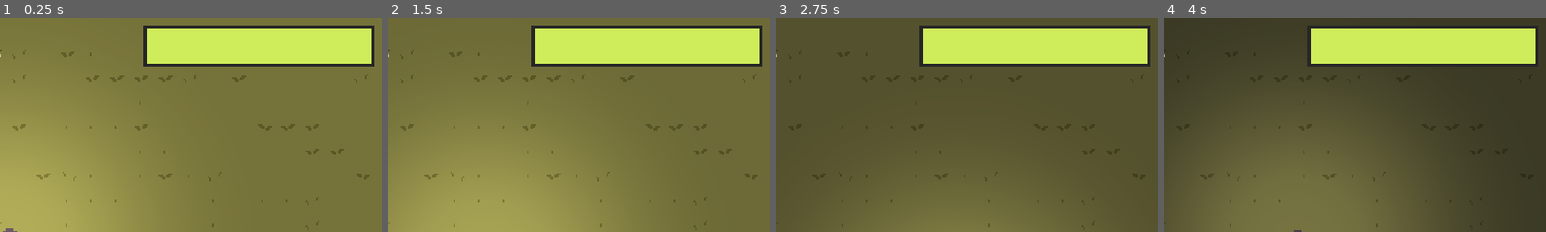
Above: before the commit, frames 1-4 (left to right).
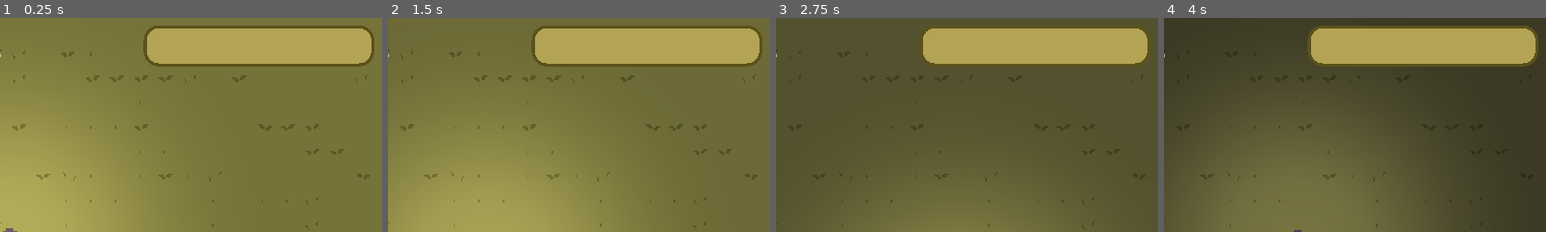
Above: after the commit, the same moments.

Repository: AJ08Coder/LudumDare52
Game: Godot game, scene res://Enviroment/World.tscn
The game is run twice, just before and just after one commit, with the same random seed, the same clock (stepped at 60 frames per second) and the same inputs.
Inputs (mouse positions are % of the whole screen's width and height, from its top left):
- Up to frame 1 (0.25 s): no input
- Up to frame 2 (1.5 s): tap Enter at 0.5 s; move the mouse to (19, 7) at 0.52 s; press the mouse at (19, 7) at 0.53 s; hold D (move_right) 0.53-1.28 s; move the mouse to (30, 55) at 1.27 s; release the mouse at (30, 55) at 1.28 s; hold S (move_down) from 1.28 s (still down); tap E (plant) at 1.35 s
- Up to frame 3 (2.75 s): move the mouse to (60, 28) at 2.02 s; release S (move_down) at 2.03 s; press the mouse at (60, 28) at 2.03 s; hold D (move_right) from 2.03 s (still down)
- Up to frame 4 (4 s): move the mouse to (45, 70) at 2.77 s; release D (move_right) at 2.78 s; release the mouse at (45, 70) at 2.78 s; hold W (move_up) 2.78-3.53 s; tap E (plant) at 2.85 s; move the mouse to (80, 65) at 3.52 s; press the mouse at (80, 65) at 3.53 s; hold A (move_left) from 3.53 s (still down)
The pictures show only the part of the screen within x 47-97%, y 0-50%; the shares and areas given below are measured in that part.

The runs differ from the first frame. In frame 1, 12% of the frame differs, in the area x 37-98%, y 3-23%; in frame 2, 12%; in frame 3, 12%; in frame 4, 11%.

Commit message:
gui

Diff:
--- a/Enviroment/World.tscn
+++ b/Enviroment/World.tscn
@@ -300,17 +300,6 @@
 "values": [ 1 ]
 }
 
-[sub_resource type="StyleBoxFlat" id=8]
-bg_color = Color( 0.815686, 0.929412, 0.356863, 1 )
-border_width_left = 2
-border_width_top = 2
-border_width_right = 2
-border_width_bottom = 2
-border_color = Color( 0.152941, 0.152941, 0.152941, 1 )
-
-[sub_resource type="StyleBoxFlat" id=9]
-bg_color = Color( 0.152941, 0.152941, 0.152941, 1 )
-
 [node name="World" type="Node2D"]
 script = ExtResource( 2 )
 player_path = NodePath("YSort/Player")
@@ -431,8 +420,7 @@
 margin_bottom = 27.0
 size_flags_horizontal = 3
 size_flags_vertical = 1
-custom_styles/fg = SubResource( 8 )
-custom_styles/bg = SubResource( 9 )
+theme = ExtResource( 7 )
 value = 100.0
 percent_visible = false
 
--- a/UI/theme.tres
+++ b/UI/theme.tres
@@ -1,6 +1,34 @@
-[gd_resource type="Theme" load_steps=3 format=2]
+[gd_resource type="Theme" load_steps=5 format=2]
 
 [ext_resource path="res://UI/Fonts/SinsGold.ttf" type="DynamicFontData" id=1]
+
+[sub_resource type="StyleBoxFlat" id=4]
+bg_color = Color( 0.54902, 0.670588, 0.631373, 1 )
+border_width_left = 2
+border_width_top = 2
+border_width_right = 2
+border_width_bottom = 2
+border_color = Color( 0.192157, 0.368627, 0.313726, 1 )
+corner_radius_top_left = 10
+corner_radius_top_right = 10
+corner_radius_bottom_right = 10
+corner_radius_bottom_left = 10
+shadow_offset = Vector2( 0.5, 0.5 )
+anti_aliasing = false
+
+[sub_resource type="StyleBoxFlat" id=3]
+bg_color = Color( 0.701961, 0.647059, 0.333333, 1 )
+border_width_left = 2
+border_width_top = 2
+border_width_right = 2
+border_width_bottom = 2
+border_color = Color( 0.36, 0.32166, 0.1044, 1 )
+corner_radius_top_left = 10
+corner_radius_top_right = 10
+corner_radius_bottom_right = 10
+corner_radius_bottom_left = 10
+shadow_offset = Vector2( 0.5, 0.5 )
+anti_aliasing = false
 
 [sub_resource type="DynamicFont" id=1]
 size = 32
@@ -8,3 +36,5 @@
 
 [resource]
 default_font = SubResource( 1 )
+ProgressBar/styles/bg = SubResource( 4 )
+ProgressBar/styles/fg = SubResource( 3 )
Not shown: 1 places in Enviroment/World.tscn that only renumber resources
